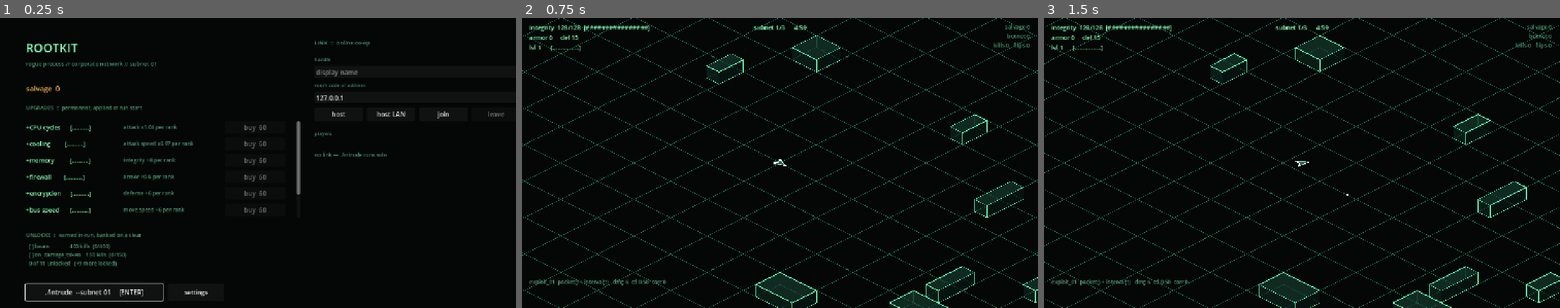
Above: before the commit, frames 1-3 (left to right).
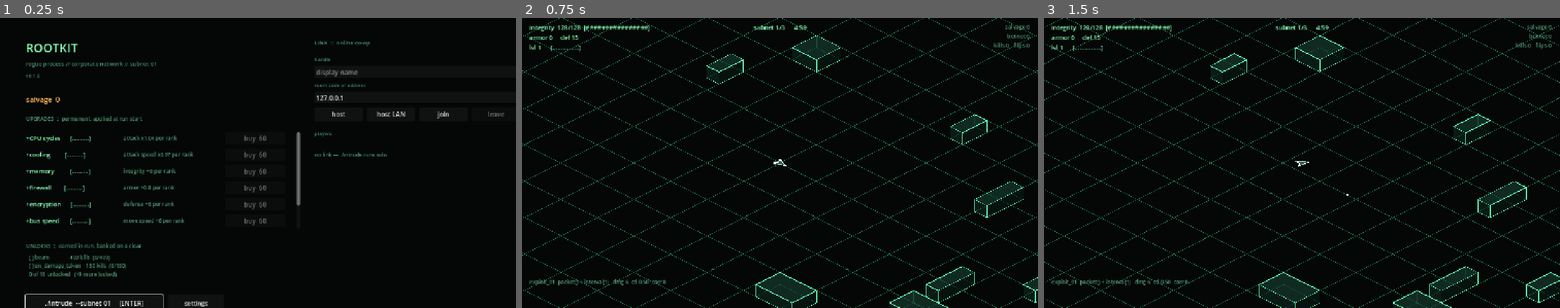
Above: after the commit, the same moments.

Repository: seanperkins/rootkit-game
Game: Godot game, scene res://scenes/main.tscn
Two runs of this game, one before a commit and one after it. Both use one fixed random seed, a clock stepped at 60 frames per second and the inputs below.
Inputs (mouse positions are in pixels of both pictures, inside the frame that each line leads up to):
- Up to frame 1 (0.25 s): no input
- Up to frame 2 (0.75 s): click "./intrude --subnet 01 [ENTER]" at 0.5 s
- Up to frame 3 (1.5 s): tap Enter (confirm) at 1.25 s; move the mouse to (1415, 148) at 1.27 s; hold D (move_right) from 1.28 s (still down); hold Enter (confirm) from 1.28 s (still down)

The runs differ from the first frame. In frame 1, 5.3% of the frame differs, in the area x 4-59%, y 19-100%; in frame 2, nothing differs; in frame 3, nothing differs.

Commit message:
feat(meta): show the running version on the boot screen
The client load screen is the meta shell, and its header now stamps the
build number read from application/config/version — which
tools/release_mac.sh fills from the git tag — so a released build
identifies itself on first sight.

Diff:
--- a/scripts/meta/meta_screen.gd
+++ b/scripts/meta/meta_screen.gd
@@ -67,6 +67,7 @@
 
 	col.add_child(_label("ROOTKIT", 30, FG))
 	col.add_child(_label("rogue process // corporate network // subnet 01", 14, DIM))
+	col.add_child(_label("v%s" % _build(), 12, DIM))
 	col.add_child(_spacer(18))
 
 	_salvage = _label("", 18, HOT)
@@ -483,6 +484,13 @@
 	var c := Control.new()
 	c.custom_minimum_size = Vector2(0, h)
 	return c
+
+## The build number: release_mac.sh stamps the git tag into
+## application/config/version, so this reads the tag in release builds and the
+## project file's value in dev.
+func _build() -> String:
+	var v: Variant = ProjectSettings.get_setting("application/config/version")
+	return "dev" if v == null else String(v)
 
 func _refresh() -> void:
 	var d := SaveGame.load_state()
